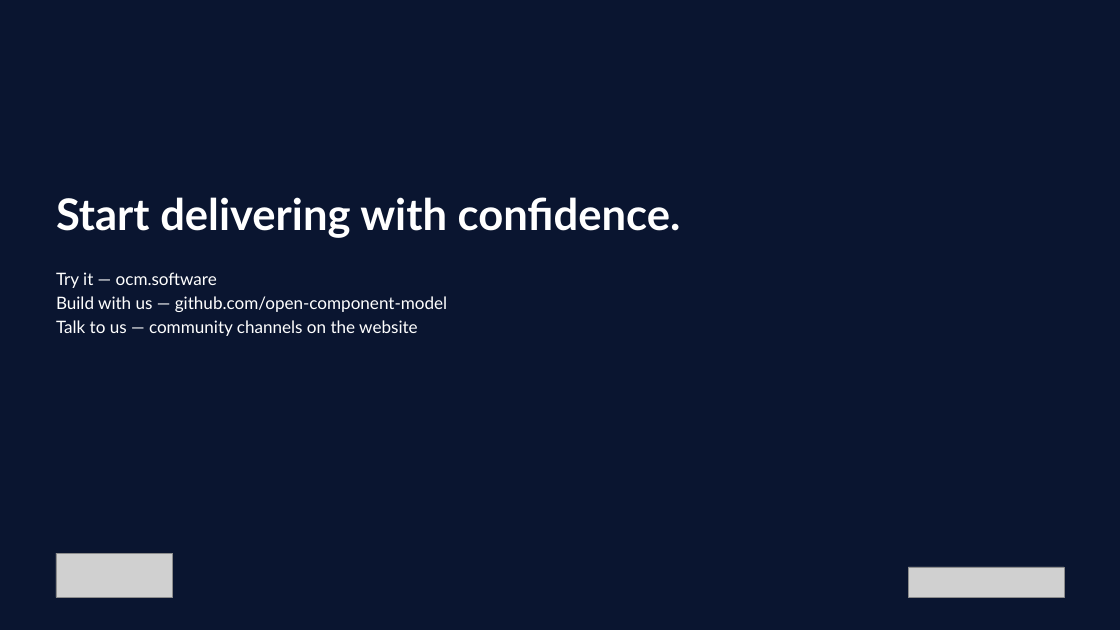
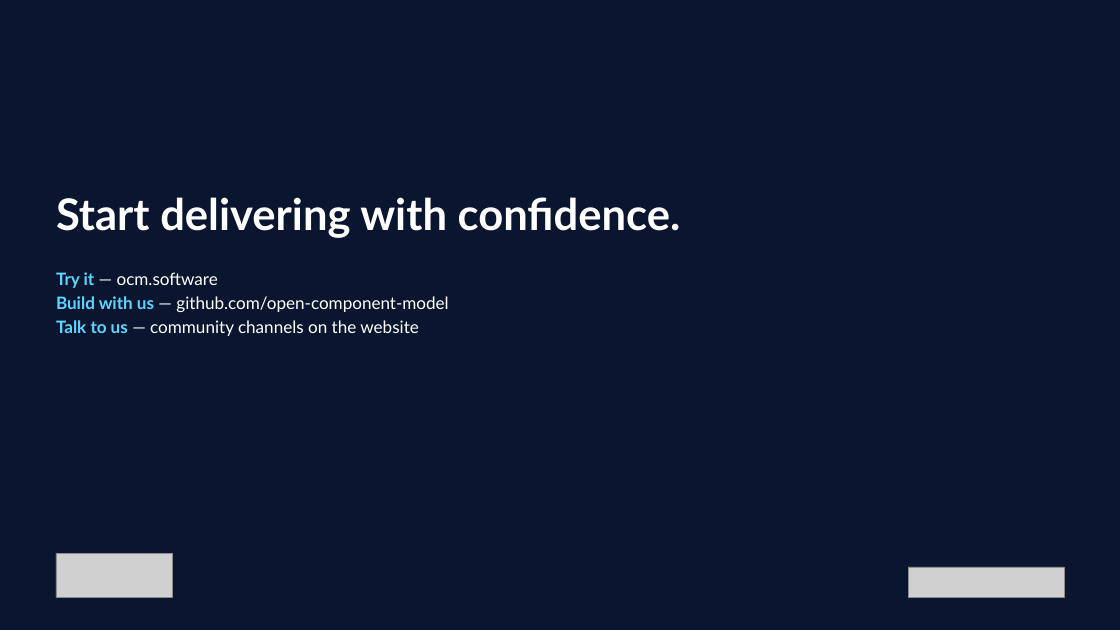
Before and after one commit to morri-son/open-component-model, a slide deck: slide 12 of docs/community/marketing/decks/exec-phase1/OCM-Sovereign-Delivery-Exec.pptx (slide 10 before the commit). Drawn at 1120x630 pixels with LibreOffice and Linux fonts; fonts in the diff are those of the drawing; grey boxes stand for pictures. Boxes give left, top, right and bottom in pixels: in the first picture for what was removed or moved away, otherwise in the second. Text is boxed around its words. In the diff, an @@ line names an element or a change of style, - is before the commit and + after.

Commit message:
chore(marketing): polish OCM exec deck and add Plain / Compact layout
Tighten layout, fix diagram readability issues, and split text/diagram
slides per the design rule that each slide carries either text or a
diagram, not both. Add a Plain / Compact variant of the Plain layout
so 1-line titles get a tight gap to the body while 2-line titles keep
breathing room.

```diff
--- a/docs/community/marketing/decks/exec-phase1/OCM-Sovereign-Delivery-Exec.pptx
+++ b/docs/community/marketing/decks/exec-phase1/OCM-Sovereign-Delivery-Exec.pptx
@@ text "Try it — ocm.software" at [56,272,448,336]: text colour #FFFFFF to #5CD6FF, bold on in "Try it", "Build with us", "Talk to us" @@
```
Also in this commit, not shown: 9 other slides changed, 2 slides added, 8 other files.
